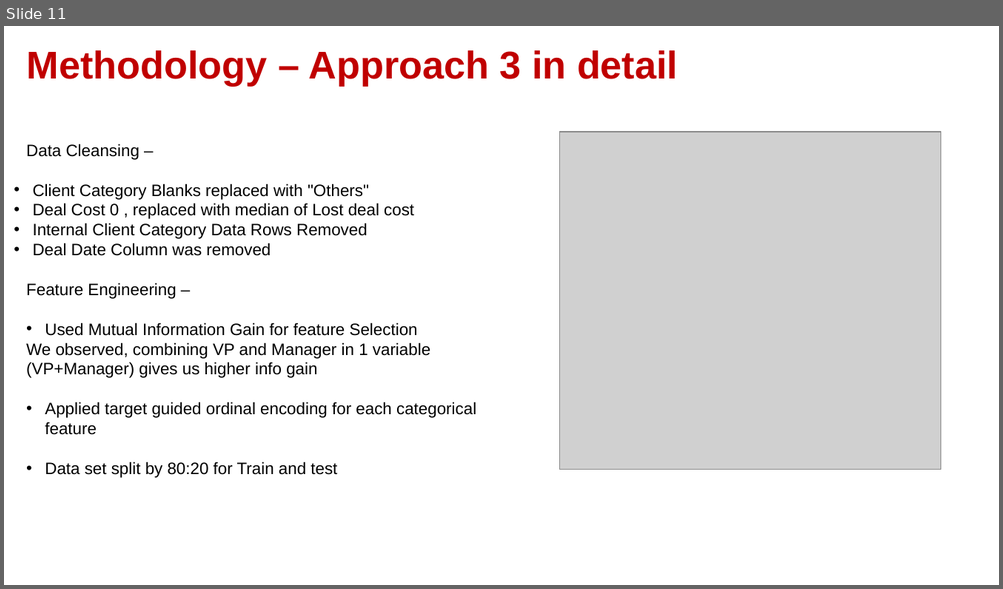
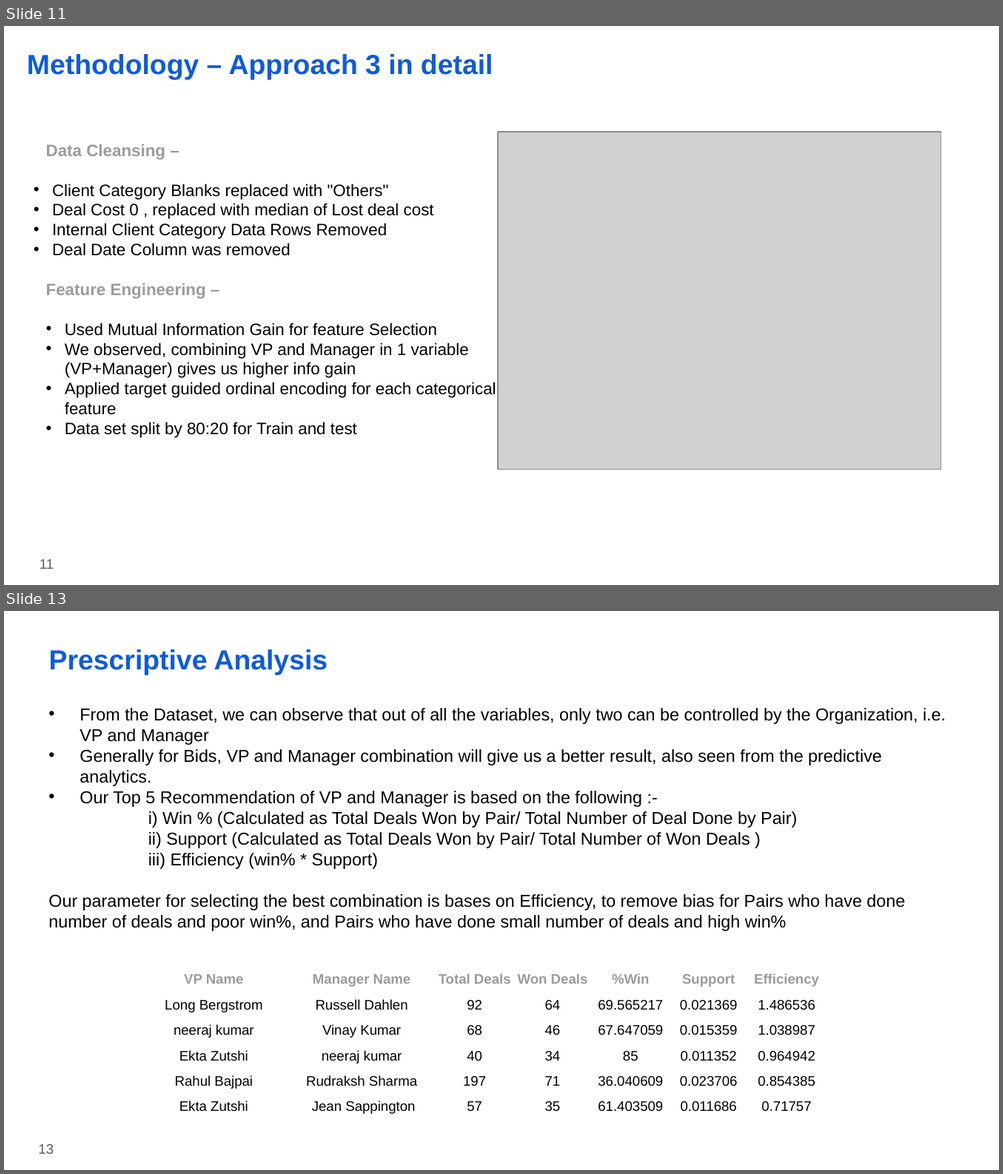
Before and after one commit to imkushwaha/Win_Prediction_Analytics, a slide deck: Presentation_Report.pptx. Shown one above the other, each under a label of ours: slide 11 before the commit, slides 11 and 13 after it; the slides between them are not shown. The pictures are 1003x589 and 1003x1174 pixels, drawn with LibreOffice and Linux fonts; fonts in the diff are those of the drawing; grey boxes stand for pictures; background and template pictures are left out. Boxes give left, top, right and bottom in pixels: in the first picture for what was removed or moved away, otherwise in the second. Text is boxed around its words. In the diff, an @@ line names an element or a change of style, - is before the commit and + after.

```diff
--- a/Presentation_Report.pptx
+++ b/Presentation_Report.pptx
@@ slide 13 added at box(4, 611, 999, 1170), background #FFFFFF @@
@@ title added at box(49, 649, 328, 675), 20 pt, text #0D5BDC, bold @@
+Prescriptive Analysis
@@ text added at box(48, 708, 945, 931), 12.5 pt, text #000000 @@
+• From the Dataset, we can observe that out of all the variables, only two can be controlled by the Organization, i.e. VP and Manager
+• Generally for Bids, VP and Manager combination will give us a better result, also seen from the predictive analytics.
+• Our Top 5 Recommendation of VP and Manager is based on the following :-
+            i) Win % (Calculated as Total Deals Won by Pair/ Total Number of Deal Done by Pair)
+            ii) Support (Calculated as Total Deals Won by Pair/ Total Number of Won Deals )
+            iii) Efficiency (win% * Support)
+            Our parameter for selecting the best combination is bases on Efficiency, to remove bias for Pairs who have done number of deals and poor win%, and Pairs who have done small number of deals and high win%
@@ table added at box(139, 967, 823, 1120), 6 rows, 7 columns @@
+VP Name | Manager Name | Total Deals | Won Deals | %Win | Support | Efficiency
+Long Bergstrom | Russell Dahlen | 92 | 64 | 69.565217 | 0.021369 | 1.486536
+neeraj kumar | Vinay Kumar | 68 | 46 | 67.647059 | 0.015359 | 1.038987
+Ekta Zutshi | neeraj kumar | 40 | 34 | 85 | 0.011352 | 0.964942
+Rahul Bajpai | Rudraksh Sharma | 197 | 71 | 36.040609 | 0.023706 | 0.854385
+Ekta Zutshi | Jean Sappington | 57 | 35 | 61.403509 | 0.011686 | 0.71757
@@ page number added at box(38, 1145, 54, 1154), 10 pt, text #595959 @@
+13
@@ slide 11 changed as well @@
@@ title "Methodology – Approach 3 in ..." at box(27, 54, 493, 80): size 28 to 20 pt, text colour #C00000 to #0D5BDC @@
@@ text "Data Cleansing –": place and size @@
-text "Data Cleansing –" at box(26, 144, 476, 478)
+text "Data Cleansing –" at box(46, 144, 496, 438)
@@ picture: place and size @@
-picture at box(560, 133, 941, 471)
+picture at box(498, 133, 940, 471)
@@ text at box(46, 144, 469, 378): text colour #000000 to #9B9B9B, bold on in "Data Cleansing –", "Feature Engineering –"; list level 1 to 3 in "Client Category Blanks replaced with ..."; bullet none to • @@
@@ page number added at box(40, 560, 54, 569), 10 pt, text #595959 @@
+11
```
Also in this commit, not shown: 12 other slides changed, 2 other slides added, 3 slides removed, 1 other file.
